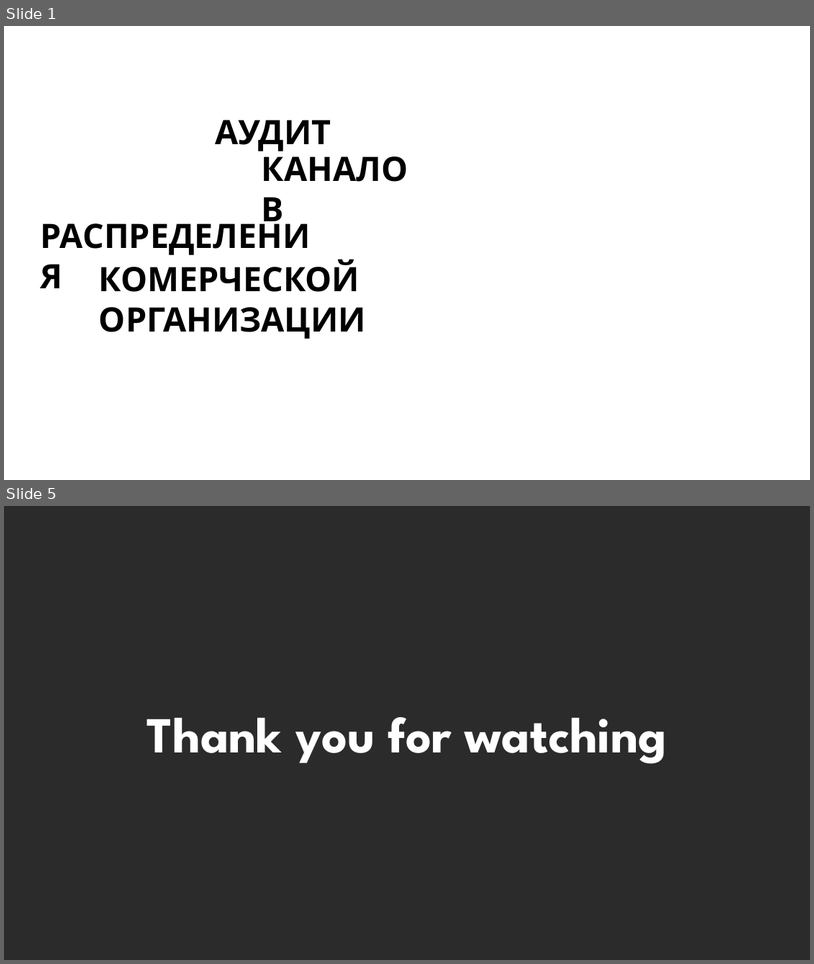
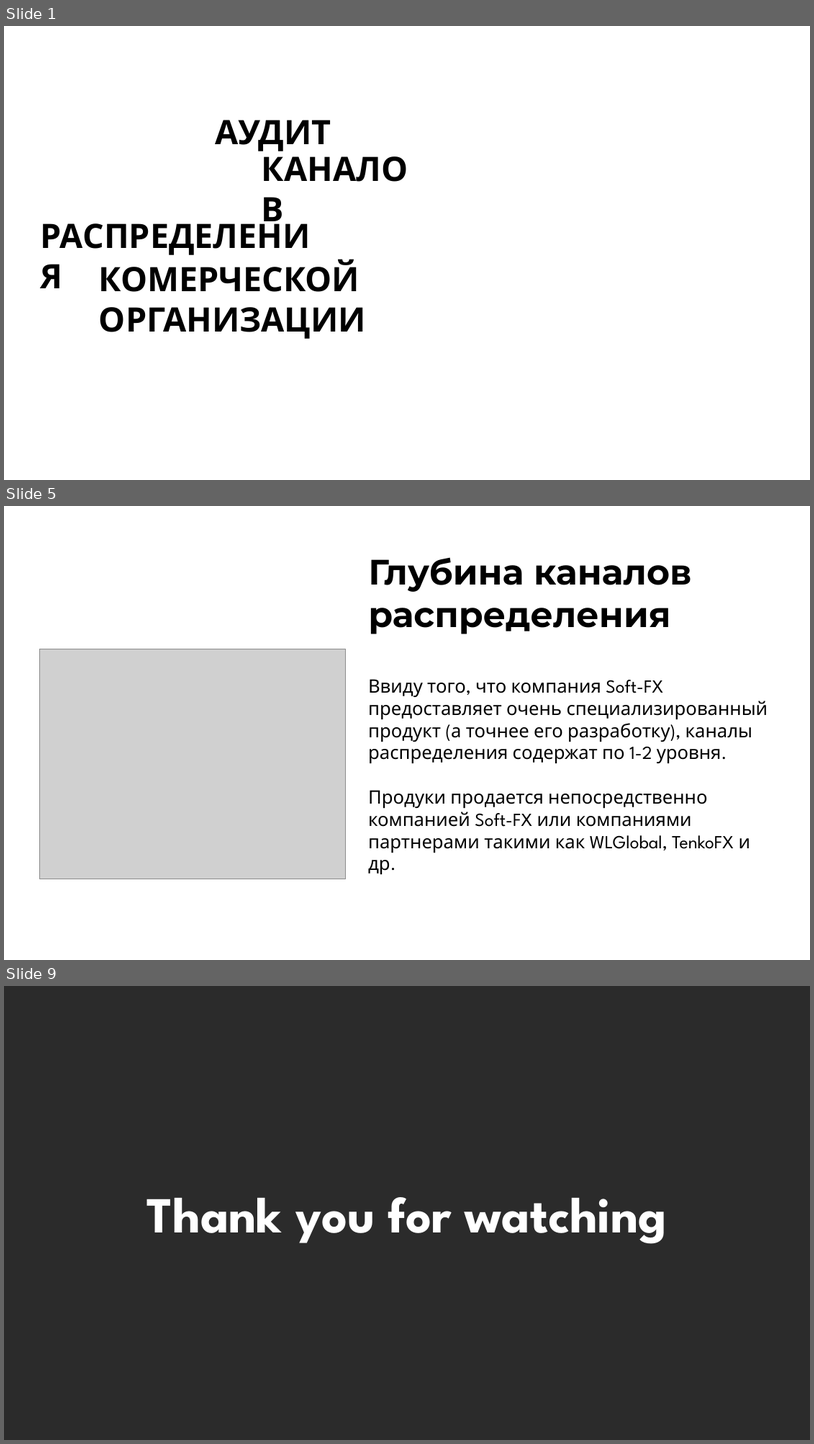
Before and after one commit to kharbacheuski/BSUIR_LABS, a slide deck: 5_term/МППиУ/SOFT_FX_PRES_5.pptx. Shown one above the other, each under a label of ours: slides 1 and 5 before the commit, slides 1, 5 and 9 after it; the slides between them are not shown. The pictures are 814x964 and 814x1444 pixels, drawn with LibreOffice and Linux fonts; fonts in the diff are those of the drawing; grey boxes stand for pictures; background and template pictures are left out; a plain dark background stands for a picture behind light text. Boxes give left, top, right and bottom in pixels: in the first picture for what was removed or moved away, otherwise in the second. Text is boxed around its words. In the diff, an @@ line names an element or a change of style, - is before the commit and + after.

```diff
--- a/5_term/МППиУ/SOFT_FX_PRES_5.pptx
+++ b/5_term/МППиУ/SOFT_FX_PRES_5.pptx
@@ slide 5 added at (x1=4, y1=506, x2=810, y2=960), background #FFFFFF @@
@@ title added at (x1=368, y1=557, x2=692, y2=634), 42 pt, text #000000, bold @@
+Глубина каналов
+распределения
@@ picture added at (x1=40, y1=649, x2=346, y2=879) @@
@@ text added at (x1=368, y1=679, x2=769, y2=874), 22 pt, text #000000 @@
+Ввиду того, что компания Soft-FX предоставляет очень специализированный продукт (а точнее его разработку), каналы распределения содержат по 1-2 уровня.
+Продуки продается непосредственно компанией Soft-FX или компаниями партнерами такими как WLGlobal, TenkoFX и др.
@@ what was slide 5 is now slide 9 @@
```
Also in this commit, not shown: 6 other slides added, 3 slides removed, 1 other file.
